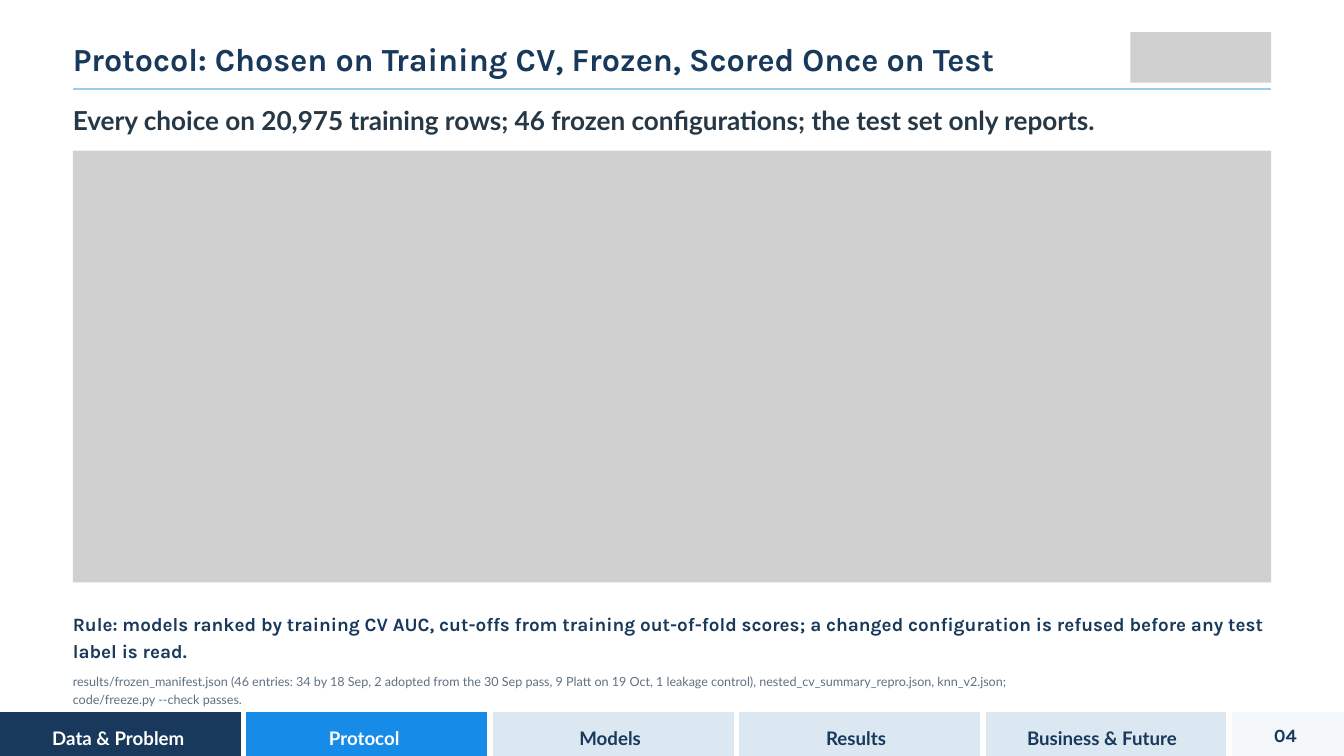
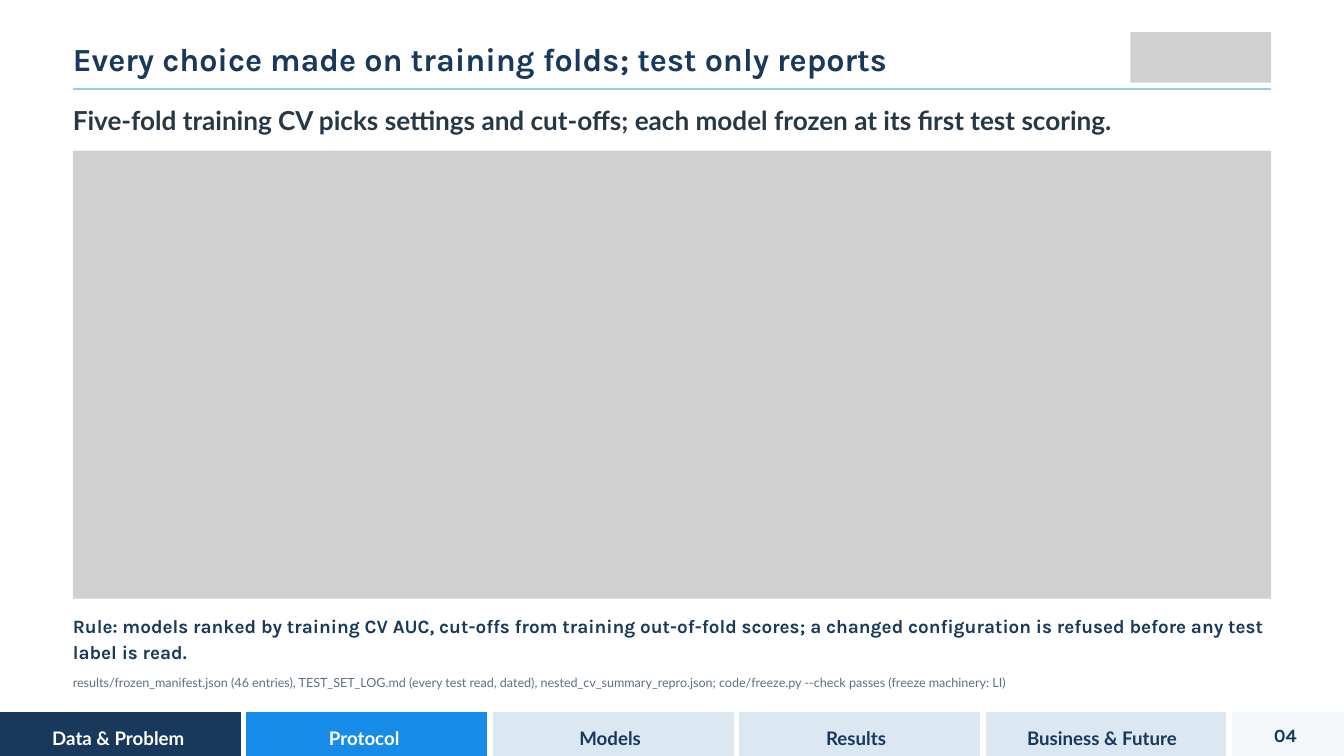
Before and after one commit to jingwen013-design/mh6805-credit-default, a slide deck: slide 4 of slides/MH6805_B19_Presentation.pptx. Drawn at 1344x756 pixels with LibreOffice and Linux fonts; fonts in the diff are those of the drawing; grey boxes stand for pictures. Boxes give left, top, right and bottom in pixels: in the first picture for what was removed or moved away, otherwise in the second. Text is boxed around its words. In the diff, an @@ line names an element or a change of style, - is before the commit and + after.

```diff
--- a/slides/MH6805_B19_Presentation.pptx
+++ b/slides/MH6805_B19_Presentation.pptx
@@ text at [73,48,887,79]: text changed @@
-Protocol: Chosen on Training CV, Frozen, Scored Once on Test
+Every choice made on training folds; test only reports
@@ text at [73,110,1112,134]: text changed @@
-Every choice on 20,975 training rows; 46 frozen configurations; the test set only reports.
+Five-fold training CV picks settings and cut-offs; each model frozen at its first test scoring.
@@ picture: place and size @@
-picture at [73,151,1271,583]
+picture at [73,151,1271,599]
@@ text at [73,677,1005,690]: text changed @@
-results/frozen_manifest.json (46 entries: 34 by 18 Sep, 2 adopted from the 30 Sep pass, 9 Platt on 19 Oct, 1 leakage control), nested_cv_summary_repro.json, knn_v2.json; code/freeze.py --check passes.
+results/frozen_manifest.json (46 entries), TEST_SET_LOG.md (every test read, dated), nested_cv_summary_repro.json; code/freeze.py --check passes (freeze machinery: LI)
```
Also in this commit, not shown: 7 other slides changed, 15 slides added, 7 slides removed, 1 other file.
